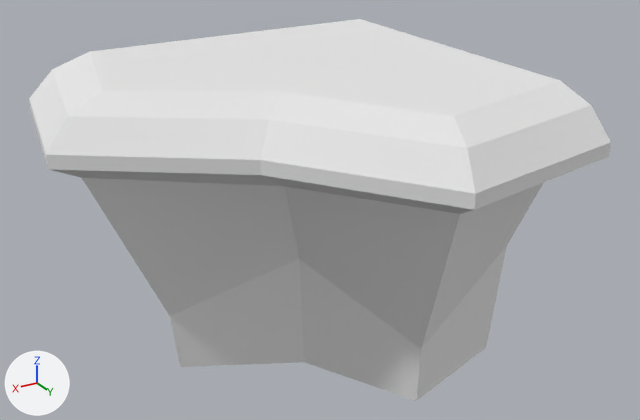
Before and after pictures for a commit that changed the OBJ model Assets/MapEditor/modular_terrain_collection/Cliff_Terrain_Corner_Outer_2x2_Top.obj.
Rendered twice from a 50 mm camera at (1.74, 2.88, 1.99) aimed at (0.2, 0.32, 0.71). Arrows for +X, +Y and +Z are at lower left; the lights stay in place. Where no turn or scale is listed for an object, it has been applied to the vertices.

The scene before the commit, as lines of its bpy script (objects in view):
```python
mat_grass = principled_material('Grass')
mat_grass.base_color = (0.8, 0.8, 0.8)  # white #e7e7e7
mat_grass.roughness = 1.0
me_object1 = bpy.data.meshes.new('object1')
me_object1.from_pydata(...)  # 36 vertices, 52 faces; spans x -0.5..1.12, y -0.5..1.12, z 0.0..1.2
# faces by material slot: [36, 16]
me_object1.materials.append(mat_grass)  # white #e7e7e7
me_object1.materials.append(mat_rock)  # white #e7e7e7
ob_object1 = bpy.data.objects.new('object1', me_object1)
ob_object1.location = (0.0, 0.0, 0.0)
```
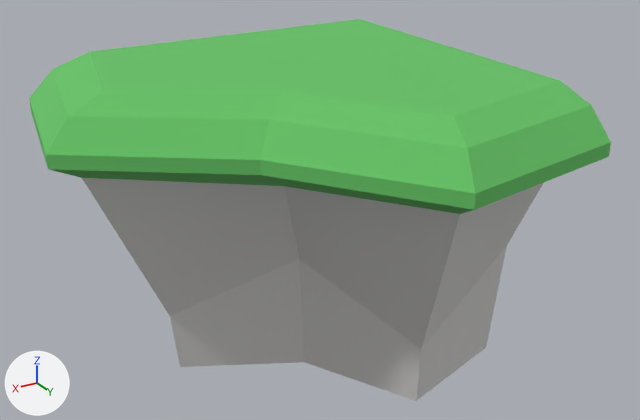
Patch to the scene script:
```diff
--- a/Assets/MapEditor/modular_terrain_collection/Cliff_Terrain_Corner_Outer_2x2_Top.obj.py
+++ b/Assets/MapEditor/modular_terrain_collection/Cliff_Terrain_Corner_Outer_2x2_Top.obj.py
@@ mat_grass @@
 mat_grass = principled_material('Grass')
-mat_grass.base_color = (0.8, 0.8, 0.8)  # white #e7e7e7
+mat_grass.base_color = (0.133, 0.545, 0.133)  # green #66c366
 mat_grass.roughness = 1.0
```

Pixel boxes (x1, y1, x2, y2) of what changed, in the pictures (640 x 420 px):
'object1', recoloured
    both: (29, 19, 611, 401)
